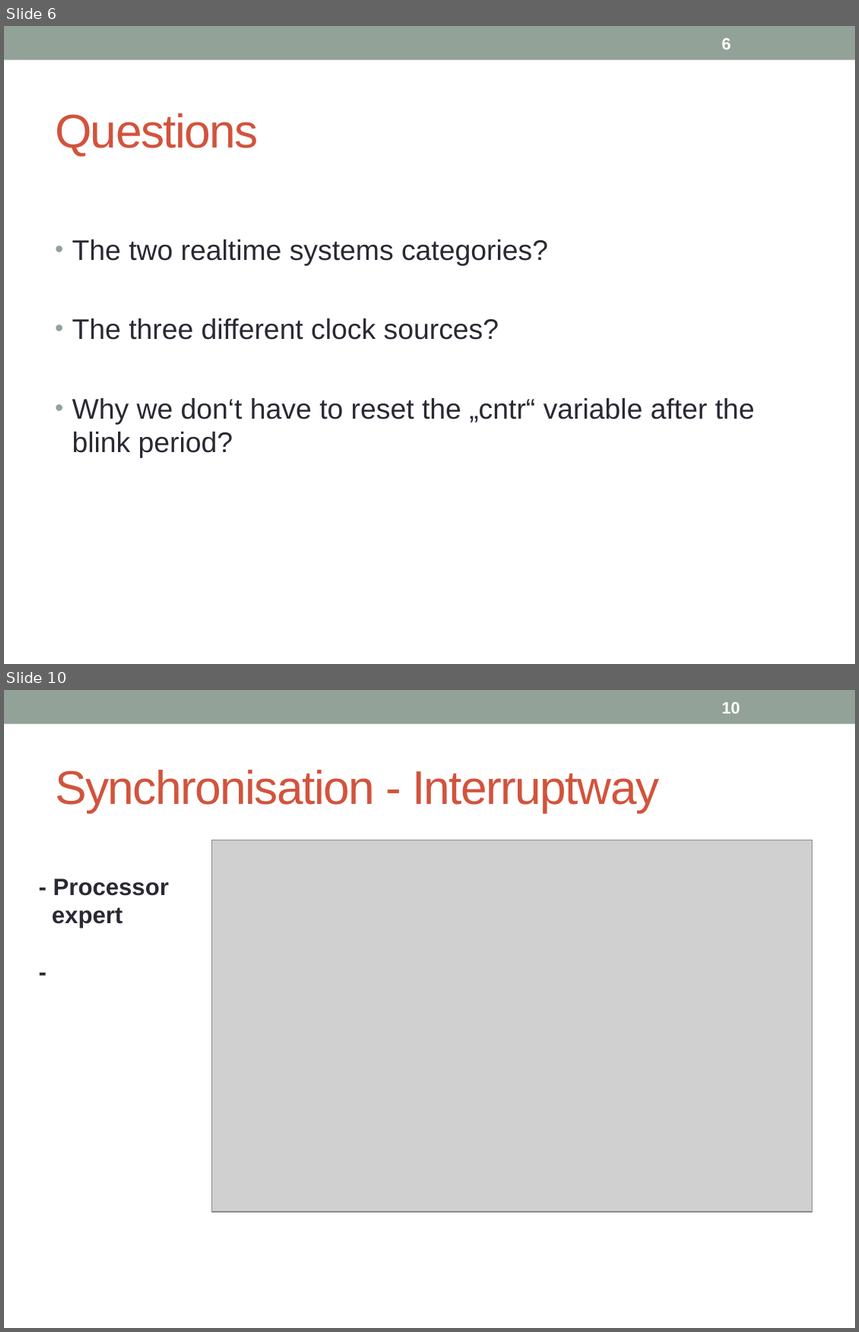
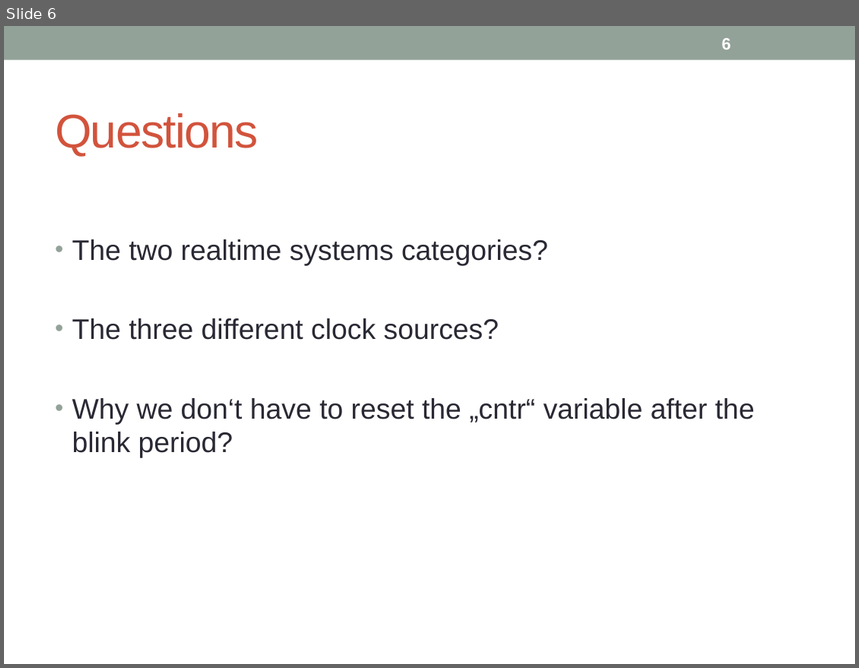
Before and after one commit to FlorianOechslin/Dicke-Controller-Kartoffelsalat, a slide deck: SW04_Monday.pptx. Shown one above the other, each under a label of ours: slides 6 and 10 before the commit, slide 6 after it; the slides between them are not shown. The pictures are 859x1332 and 859x668 pixels, drawn with LibreOffice and Linux fonts; fonts in the diff are those of the drawing; grey boxes stand for pictures. Boxes give left, top, right and bottom in pixels: in the first picture for what was removed or moved away, otherwise in the second. Text is boxed around its words. In the diff, an @@ line names an element or a change of style, - is before the commit and + after.

```diff
--- a/SW04_Monday.pptx
+++ b/SW04_Monday.pptx
@@ slide 10 removed at <box>4,690,855,1328</box>, background #FFFFFF; not listed: 1 template element that a slide beside it also shows @@
@@ page number removed at <box>722,702,740,714</box> @@
-10
@@ title removed at <box>55,770,659,813</box> @@
-Synchronisation - Interruptway
@@ picture removed at <box>211,840,812,1212</box> @@
@@ text removed at <box>52,878,169,928</box> @@
-- Processor
-expert
--
```
Also in this commit, not shown: 3 slides changed, 4 slides added, 1 other slide removed.
